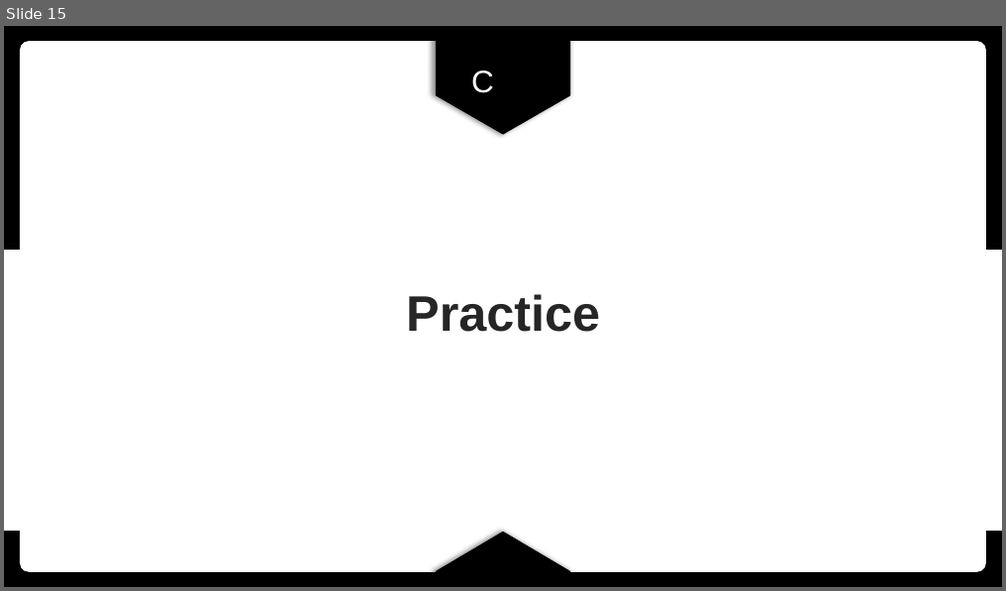
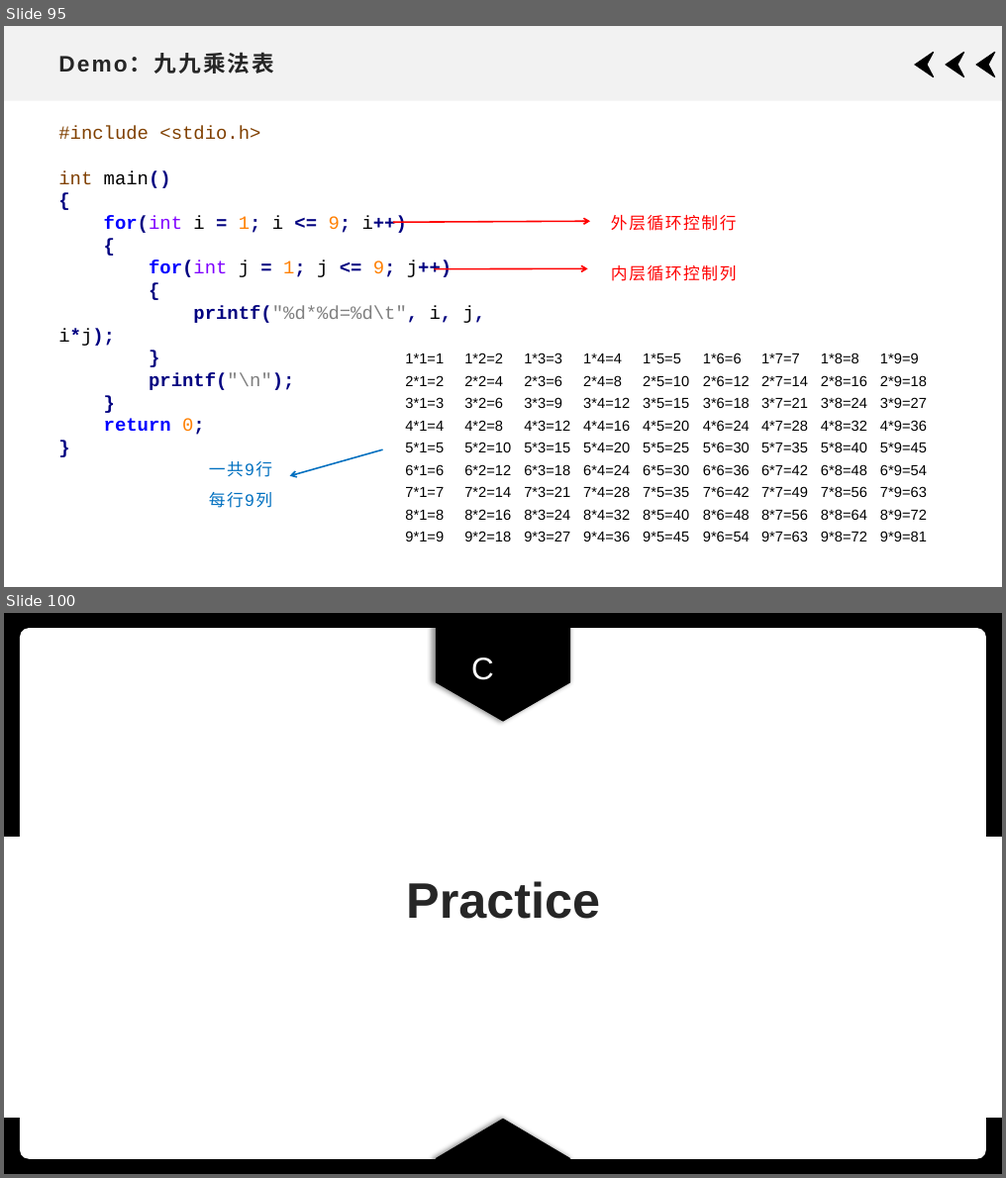
Before and after one commit to xdai02/C, a slide deck: slides/Chapter3.pptx. Shown one above the other, each under a label of ours: slide 15 before the commit, slides 95 and 100 after it; the slides between them are not shown. The pictures are 1006x591 and 1006x1178 pixels, drawn with LibreOffice and Linux fonts; fonts in the diff are those of the drawing. Boxes give left, top, right and bottom in pixels: in the first picture for what was removed or moved away, otherwise in the second. Text is boxed around its words. In the diff, an @@ line names an element or a change of style, - is before the commit and + after.

```diff
--- a/slides/Chapter3.pptx
+++ b/slides/Chapter3.pptx
@@ slide 95 added at [4,26,1002,587], background #FFFFFF @@
@@ rectangle added at [4,26,1002,101], fill #F2F2F2 @@
@@ title added at [58,54,274,74], 21.6 pt, text #262626, bold @@
+Demo：九九乘法表
@@ freeform shape added at [916,52,935,77], fill #000000, outline #000000 1 pt @@
@@ freeform shape added at [946,52,965,77], fill #000000, outline #000000 1 pt @@
@@ freeform shape added at [977,52,996,77], fill #000000, outline #000000 1 pt @@
@@ text added at [58,126,486,435], 18 pt, text #000080 @@
+#include <stdio.h> int main() { for(int i = 1; i <= 9; i++) { for(int j = 1; j <= 9; j++) { printf("%d*%d=%d\t", i, j, i*j); } printf("\n"); } return 0; }
@@ arrow added from (393, 222) to (590, 221), #FF0000 1.5 pt @@
@@ text added at [611,215,737,281], 16 pt, text #FF0000 @@
+外层循环控制行
+内层循环控制列
@@ arrow added from (435, 270) to (588, 270), #FF0000 1.5 pt @@
@@ table added at [405,350,937,550], 9 rows, 9 columns @@
+1*1=1 | 1*2=2 | 1*3=3 | 1*4=4 | 1*5=5 | 1*6=6 | 1*7=7 | 1*8=8 | 1*9=9
+2*1=2 | 2*2=4 | 2*3=6 | 2*4=8 | 2*5=10 | 2*6=12 | 2*7=14 | 2*8=16 | 2*9=18
+3*1=3 | 3*2=6 | 3*3=9 | 3*4=12 | 3*5=15 | 3*6=18 | 3*7=21 | 3*8=24 | 3*9=27
+4*1=4 | 4*2=8 | 4*3=12 | 4*4=16 | 4*5=20 | 4*6=24 | 4*7=28 | 4*8=32 | 4*9=36
+5*1=5 | 5*2=10 | 5*3=15 | 5*4=20 | 5*5=25 | 5*6=30 | 5*7=35 | 5*8=40 | 5*9=45
+6*1=6 | 6*2=12 | 6*3=18 | 6*4=24 | 6*5=30 | 6*6=36 | 6*7=42 | 6*8=48 | 6*9=54
+7*1=7 | 7*2=14 | 7*3=21 | 7*4=28 | 7*5=35 | 7*6=42 | 7*7=49 | 7*8=56 | 7*9=63
+8*1=8 | 8*2=16 | 8*3=24 | 8*4=32 | 8*5=40 | 8*6=48 | 8*7=56 | 8*8=64 | 8*9=72
+9*1=9 | 9*2=18 | 9*3=27 | 9*4=36 | 9*5=45 | 9*6=54 | 9*7=63 | 9*8=72 | 9*9=81
@@ text added at [209,462,272,508], 16 pt, text #0070C0 @@
+一共9行
+每行9列
@@ arrow added from (383, 450) to (290, 476), #0070C0 1.5 pt @@
@@ what was slide 15 is now slide 100 @@
```
Also in this commit, not shown: 2 slides changed, 92 other slides added, 2 slides removed, 10 other files.
